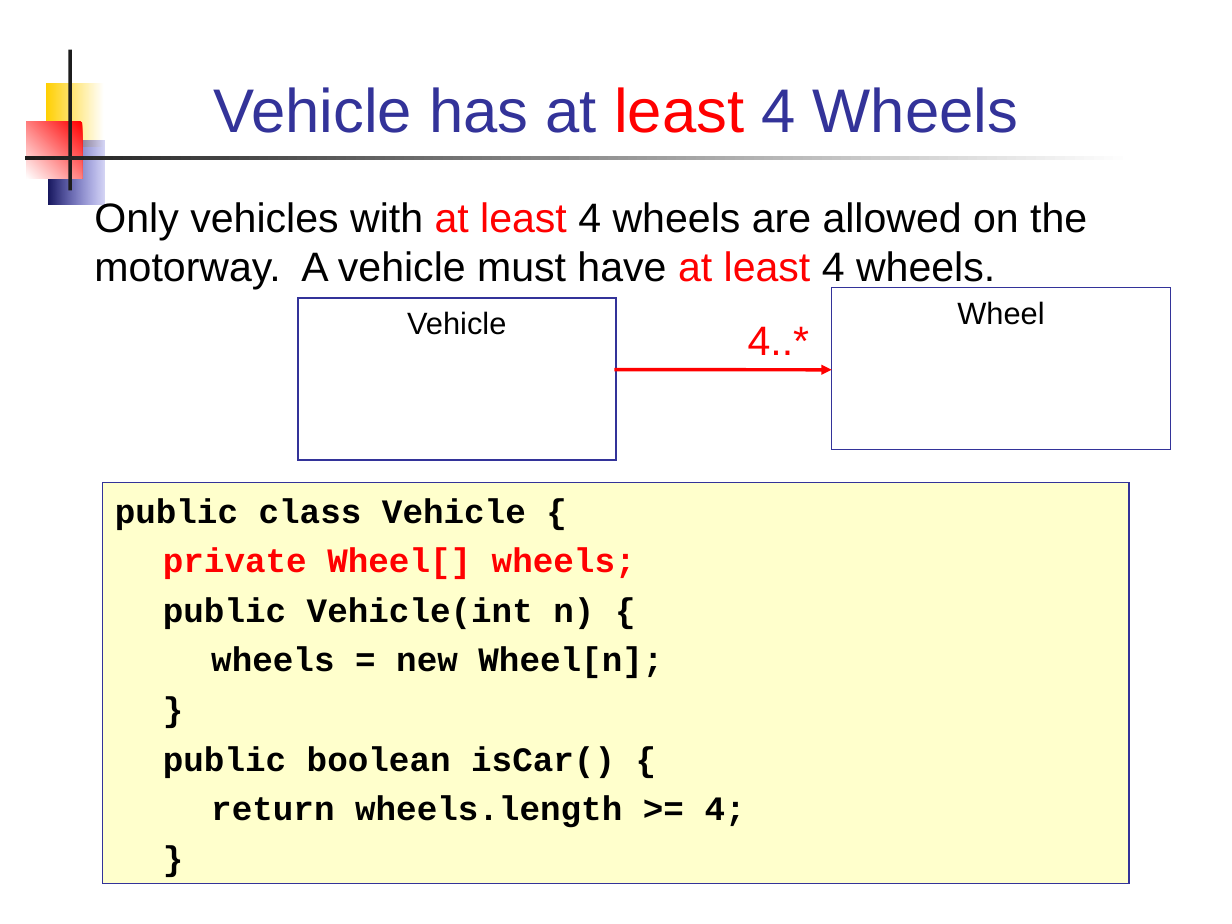
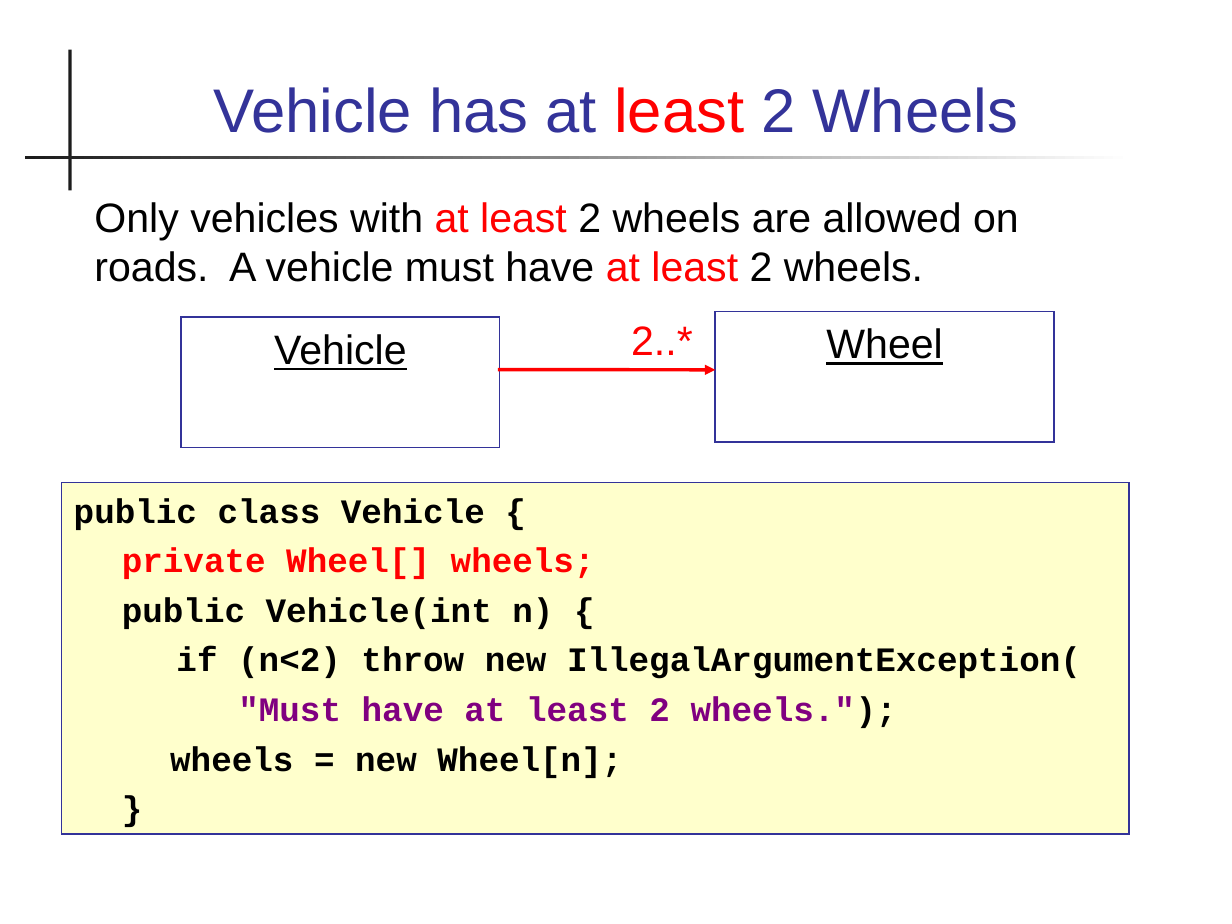
Before and after one commit to skeoop/skeoop.github.io, a slide deck: slide 8 of week2/5-UML-Class-Diagram-2.ppt (slide 6 before the commit). Drawn at 1232x924 pixels with LibreOffice and Linux fonts; fonts in the diff are those of the drawing. Boxes give left, top, right and bottom in pixels: in the first picture for what was removed or moved away, otherwise in the second. Text is boxed around its words. In the diff, an @@ line names an element or a change of style, - is before the commit and + after.

```diff
--- a/week2/5-UML-Class-Diagram-2.ppt
+++ b/week2/5-UML-Class-Diagram-2.ppt
@@ rectangle removed at <box>46,83,103,147</box> @@
@@ title at <box>214,87,1018,133</box>: text changed @@
-Vehicle has at least 4 Wheels
+Vehicle has at least 2 Wheels
@@ rectangle removed at <box>27,122,83,179</box> @@
@@ rectangle removed at <box>48,140,103,205</box> @@
@@ text at <box>94,202,1019,282</box>: text changed @@
-Only vehicles with at least 4 wheels are allowed on the motorway. A vehicle must have at least 4 wheels.
+Only vehicles with at least 2 wheels are allowed on roads. A vehicle must have at least 2 wheels.
@@ rectangle "Vehicle": place and size @@
-rectangle "Vehicle" at <box>298,298,616,461</box>
+rectangle "Vehicle" at <box>181,317,499,447</box>
@@ rectangle "Vehicle" at <box>181,317,499,447</box>: size 18 to 24 pt, underline on @@
@@ text added at <box>631,326,693,355</box>, 24 pt, text #FF0000 @@
+2..*
@@ rectangle "Wheel" at <box>716,312,1055,442</box>: size 18 to 24 pt, underline on @@
@@ rectangle "Wheel": place and size @@
-rectangle "Wheel" at <box>832,287,1170,450</box>
+rectangle "Wheel" at <box>716,312,1055,442</box>
@@ text removed at <box>748,326,810,355</box> @@
-4..*
@@ arrow moved from (616, 370) - (832, 370) to (500, 370) - (716, 370) @@
@@ rectangle "public class Vehicle {": place and size @@
-rectangle "public class Vehicle {" at <box>102,483,1129,885</box>
+rectangle "public class Vehicle {" at <box>62,483,1130,834</box>
@@ text in rectangle at <box>176,646,1081,728</box>: paragraphs added @@
+if (n<2) throw new IllegalArgumentException(
+"Must have at least 2 wheels.");
@@ text in rectangle at <box>163,746,746,828</box>: paragraphs removed @@
-public boolean isCar() {
-return wheels.length >= 4;
-}
```
Also in this commit, not shown: 8 other slides changed, 16 slides added, 11 slides removed, 12 other files.
